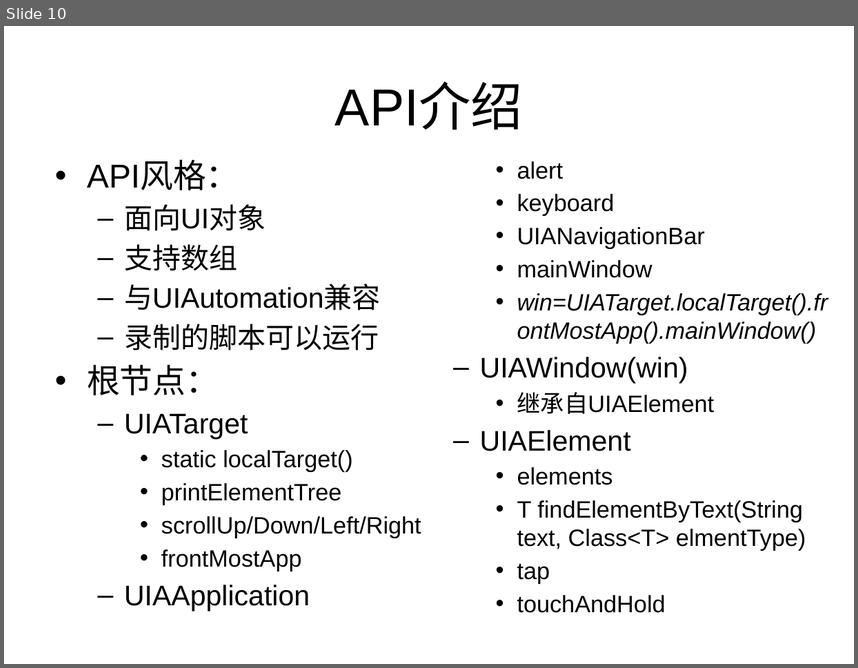
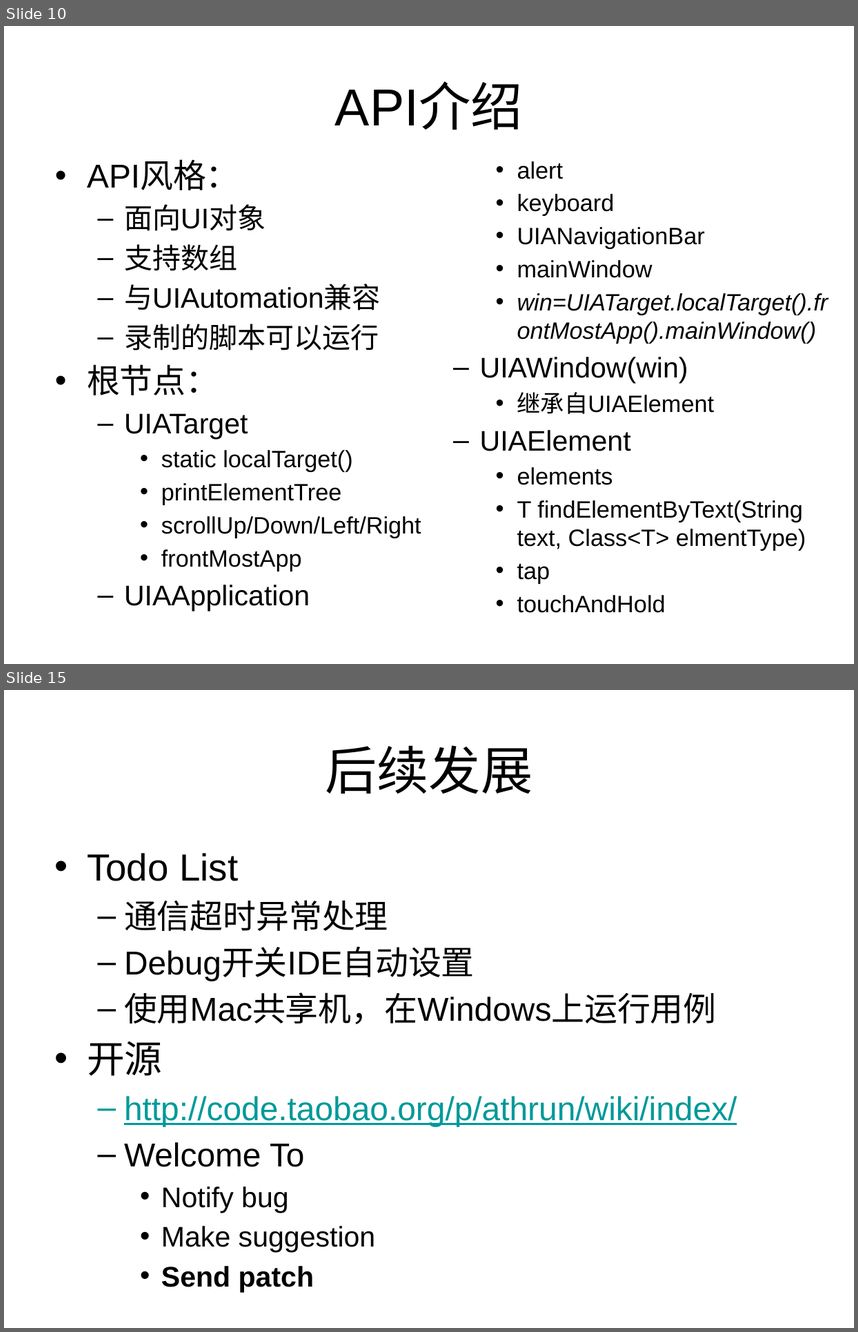
Before and after one commit to qxs820624/athrun, a slide deck: iOS/InstrumentDriver/Athrun Instrument Driver.pptx. Shown one above the other, each under a label of ours: slide 10 before the commit, slides 10 and 15 after it; the slides between them are not shown. The pictures are 858x668 and 858x1332 pixels, drawn with LibreOffice and Linux fonts; fonts in the diff are those of the drawing; background and template pictures are left out. Boxes give left, top, right and bottom in pixels: in the first picture for what was removed or moved away, otherwise in the second. Text is boxed around its words. In the diff, an @@ line names an element or a change of style, - is before the commit and + after.

```diff
--- a/iOS/InstrumentDriver/Athrun Instrument Driver.pptx
+++ b/iOS/InstrumentDriver/Athrun Instrument Driver.pptx
@@ slide 15 added at (4, 690, 854, 1328), background picture (left out) @@
@@ title added at (325, 745, 533, 793), 44 pt, text #000000 @@
+后续发展
@@ text added at (87, 853, 737, 1292), 28 pt, text #000000 @@
+• Todo List
+  – 通信超时异常处理
+  – Debug开关IDE自动设置
+  – 使用Mac共享机，在Windows上运行用例
+• 开源
+  – http://code.taobao.org/p/athrun/wiki/index/
+  – Welcome To
+    • Notify bug
+    • Make suggestion
+    • Send patch
```
Also in this commit, not shown: 3 slides changed, 1 other slide added.
